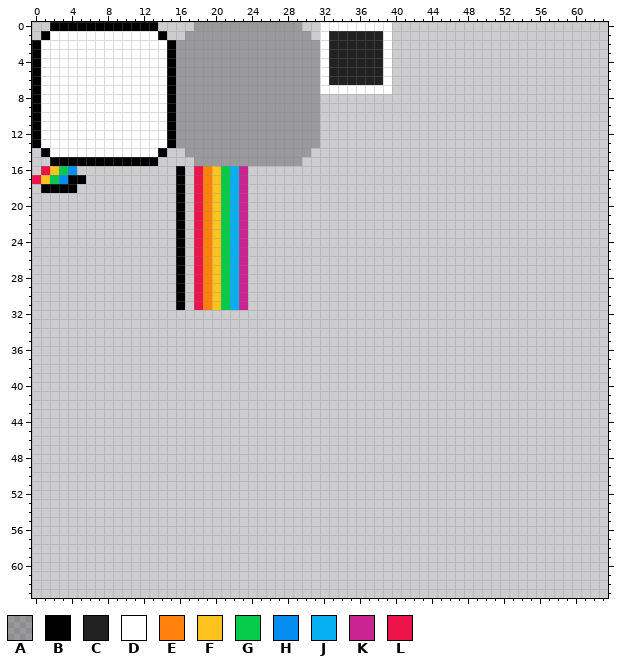
Two states of a pixel-art file, proj/screen/rack.ase. Above: the version before the commit.
64x64 pixels, 1 frame.
Visible layers, top first: "Layer 1 Copy", "Layer 1".
Palette (. is transparent): A #00000040  B #000000  C #212121  D #ffffff  E #ff800a  F #ffc31f  G #06ca4a  H #058ef0  J #05aff0  K #c92492  L #eb134a
Pixels before (only the part around the change), first column x 22:
 8 AAAAAAAAAA...............................
 9 AAAAAAAAAA...............................
10 AAAAAAAAAA...............................
11 AAAAAAAAAA...............................
12 AAAAAAAAAA...............................
13 AAAAAAAAAA...............................
14 AAAAAAAAA................................
15 AAAAAAAA.................................
16 JK.......................................
17 JK.......................................
18 JK.......................................
19 JK.......................................
20 JK.......................................
21 JK.......................................
22 JK.......................................
23 JK.......................................
24 JK.......................................
25 JK.......................................
26 JK.......................................
27 JK.......................................
28 JK.......................................
29 JK.......................................
30 JK.......................................
31 JK.......................................
32 .........................................
33 .........................................
34 .........................................
35 .........................................
36 .........................................
37 .........................................
38 .........................................
39 .........................................
40 .........................................
41 .........................................
42 .........................................
43 .........................................
44 .........................................
45 .........................................
46 .........................................
47 .........................................
48 .........................................
49 .........................................
50 .........................................
51 .........................................
52 .........................................
53 .........................................
54 .........................................
55 .........................................
56 .........................................
57 .........................................
58 .........................................
59 .........................................
60 .........................................
61 .........................................
62 .........................................
63 .........................................
After the commit:
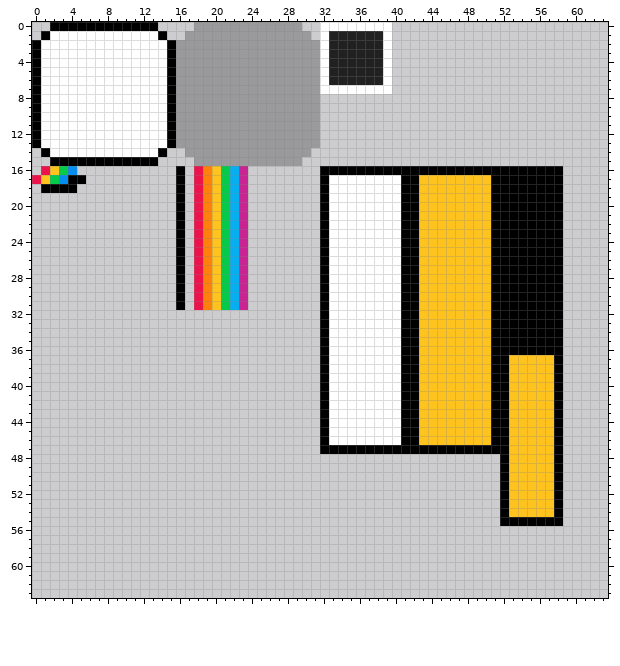
Change:
layer "Layer 2" added
Changed rows in their new state; - is an unchanged pixel.
Layers "Layer 2", "Layer 1":
first column x 32:
16 BBBBBBBBBBBBBBBBBBBBBBBBBBB
17 BDDDDDDDDBBFFFFFFFFBBBBBBBB
18 BDDDDDDDDBBFFFFFFFFBBBBBBBB
19 BDDDDDDDDBBFFFFFFFFBBBBBBBB
20 BDDDDDDDDBBFFFFFFFFBBBBBBBB
21 BDDDDDDDDBBFFFFFFFFBBBBBBBB
22 BDDDDDDDDBBFFFFFFFFBBBBBBBB
23 BDDDDDDDDBBFFFFFFFFBBBBBBBB
24 BDDDDDDDDBBFFFFFFFFBBBBBBBB
25 BDDDDDDDDBBFFFFFFFFBBBBBBBB
26 BDDDDDDDDBBFFFFFFFFBBBBBBBB
27 BDDDDDDDDBBFFFFFFFFBBBBBBBB
28 BDDDDDDDDBBFFFFFFFFBBBBBBBB
29 BDDDDDDDDBBFFFFFFFFBBBBBBBB
30 BDDDDDDDDBBFFFFFFFFBBBBBBBB
31 BDDDDDDDDBBFFFFFFFFBBBBBBBB
32 BDDDDDDDDBBFFFFFFFFBBBBBBBB
33 BDDDDDDDDBBFFFFFFFFBBBBBBBB
34 BDDDDDDDDBBFFFFFFFFBBBBBBBB
35 BDDDDDDDDBBFFFFFFFFBBBBBBBB
36 BDDDDDDDDBBFFFFFFFFBBBBBBBB
37 BDDDDDDDDBBFFFFFFFFBBFFFFFB
38 BDDDDDDDDBBFFFFFFFFBBFFFFFB
39 BDDDDDDDDBBFFFFFFFFBBFFFFFB
40 BDDDDDDDDBBFFFFFFFFBBFFFFFB
41 BDDDDDDDDBBFFFFFFFFBBFFFFFB
42 BDDDDDDDDBBFFFFFFFFBBFFFFFB
43 BDDDDDDDDBBFFFFFFFFBBFFFFFB
44 BDDDDDDDDBBFFFFFFFFBBFFFFFB
45 BDDDDDDDDBBFFFFFFFFBBFFFFFB
46 BDDDDDDDDBBFFFFFFFFBBFFFFFB
47 BBBBBBBBBBBBBBBBBBBBBFFFFFB
48 --------------------BFFFFFB
49 --------------------BFFFFFB
50 --------------------BFFFFFB
51 --------------------BFFFFFB
52 --------------------BFFFFFB
53 --------------------BFFFFFB
54 --------------------BFFFFFB
55 --------------------BBBBBBB
Where, in picture pixels (left, top, right, bottom), the same in both pictures:
added: (320, 166, 563, 526)
